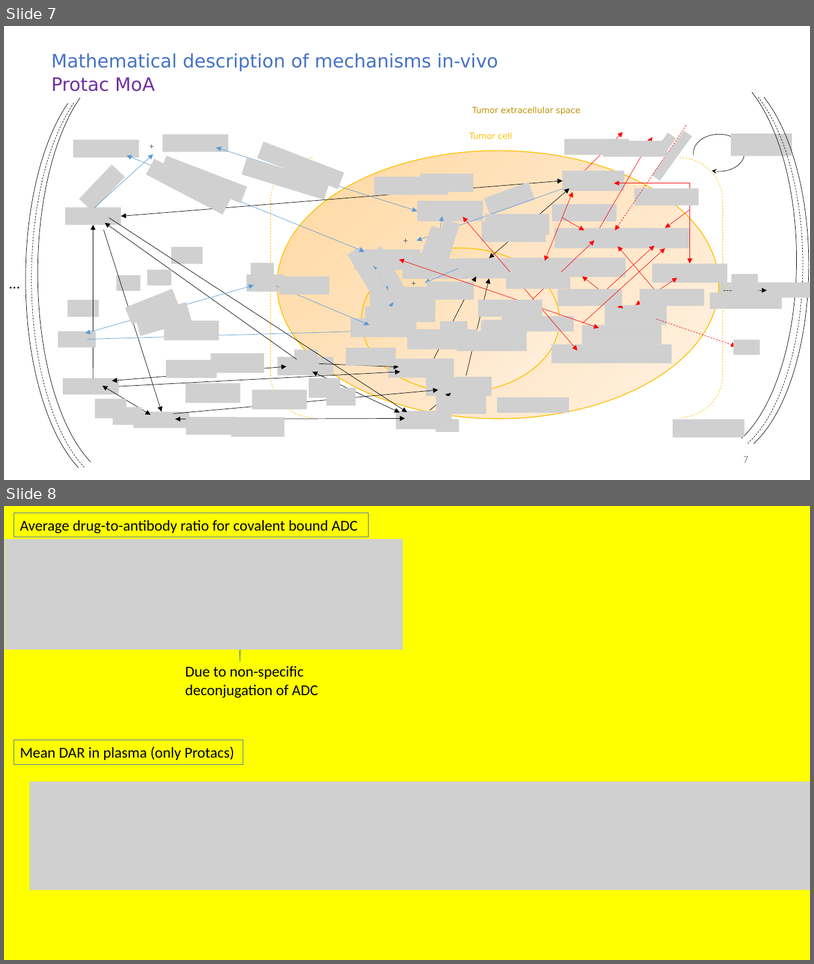
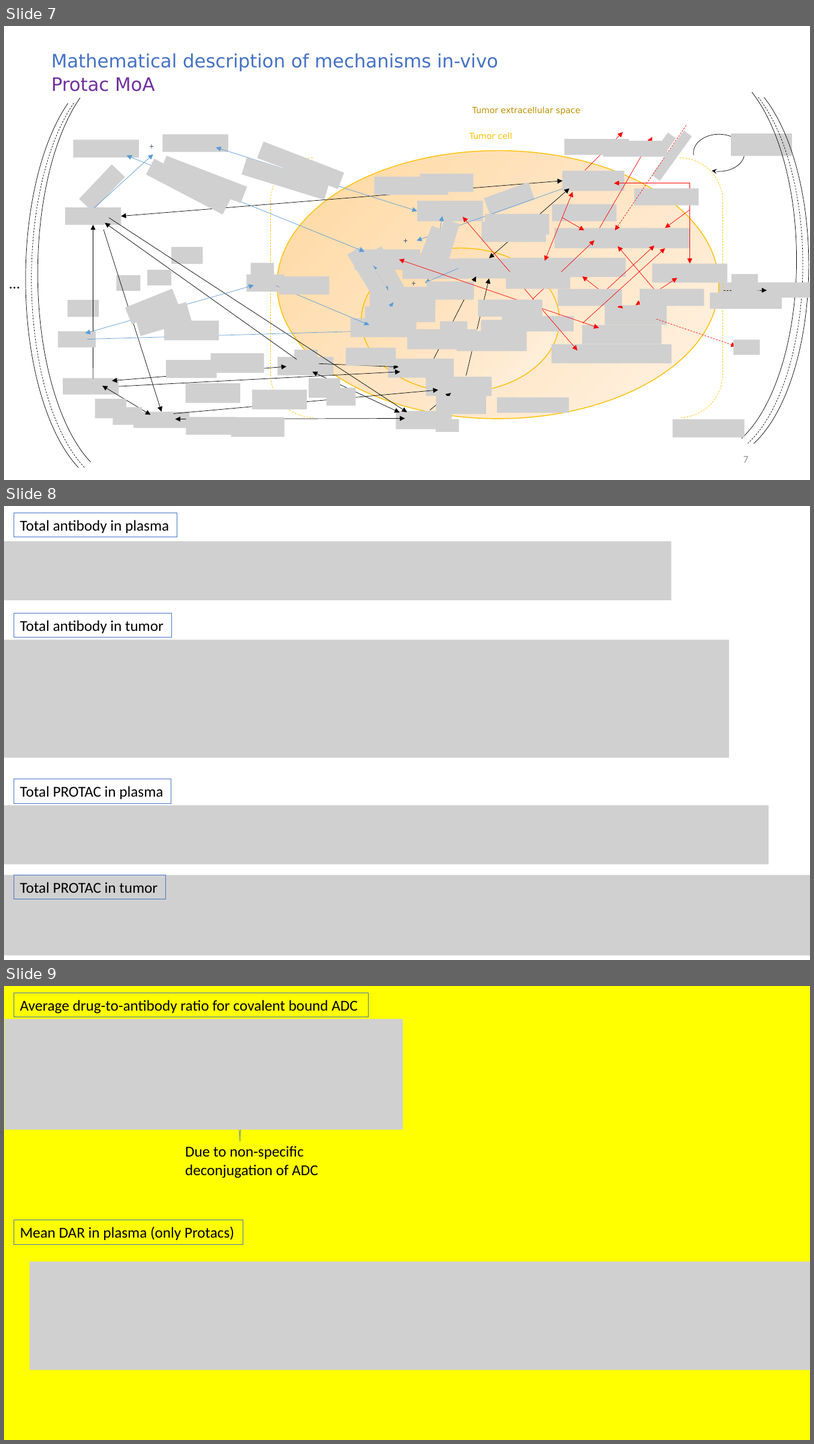
Before and after one commit to judith-stein/hc-protac-shuttle-rshiny-in-vivo, a slide deck: www/logistic_pk_pd_equations_explained.pptx. Shown one above the other, each under a label of ours: slides 7 and 8 before the commit, slides 7, 8 and 9 after it. The pictures are 814x964 and 814x1444 pixels, drawn with LibreOffice and Linux fonts; fonts in the diff are those of the drawing; grey boxes stand for pictures. Boxes give left, top, right and bottom in pixels: in the first picture for what was removed or moved away, otherwise in the second. Text is boxed around its words. In the diff, an @@ line names an element or a change of style, - is before the commit and + after.

Commit message:
Total Ab/Drug in tumor

```diff
--- a/www/logistic_pk_pd_equations_explained.pptx
+++ b/www/logistic_pk_pd_equations_explained.pptx
@@ slide 8 added at [4, 506, 810, 960], background #FFFFFF @@
@@ rectangle added at [14, 513, 177, 537], outline #4472C4 0.75 pt, 18 pt, text #000000 @@
+Total antibody in plasma
@@ picture added at [4, 541, 672, 600] @@
@@ rectangle added at [14, 613, 172, 637], outline #4472C4 0.75 pt, 18 pt, text #000000 @@
+Total antibody in tumor
@@ picture added at [4, 640, 729, 757] @@
@@ rectangle added at [14, 779, 171, 803], outline #4472C4 0.75 pt, 18 pt, text #000000 @@
+Total PROTAC in plasma
@@ picture added at [4, 805, 769, 864] @@
@@ picture added at [4, 874, 810, 955] @@
@@ rectangle added at [14, 874, 166, 898], outline #4472C4 0.75 pt, 18 pt, text #000000 @@
+Total PROTAC in tumor
@@ what was slide 8 is now slide 9 @@
```
Also in this commit, not shown: 5 other files.
